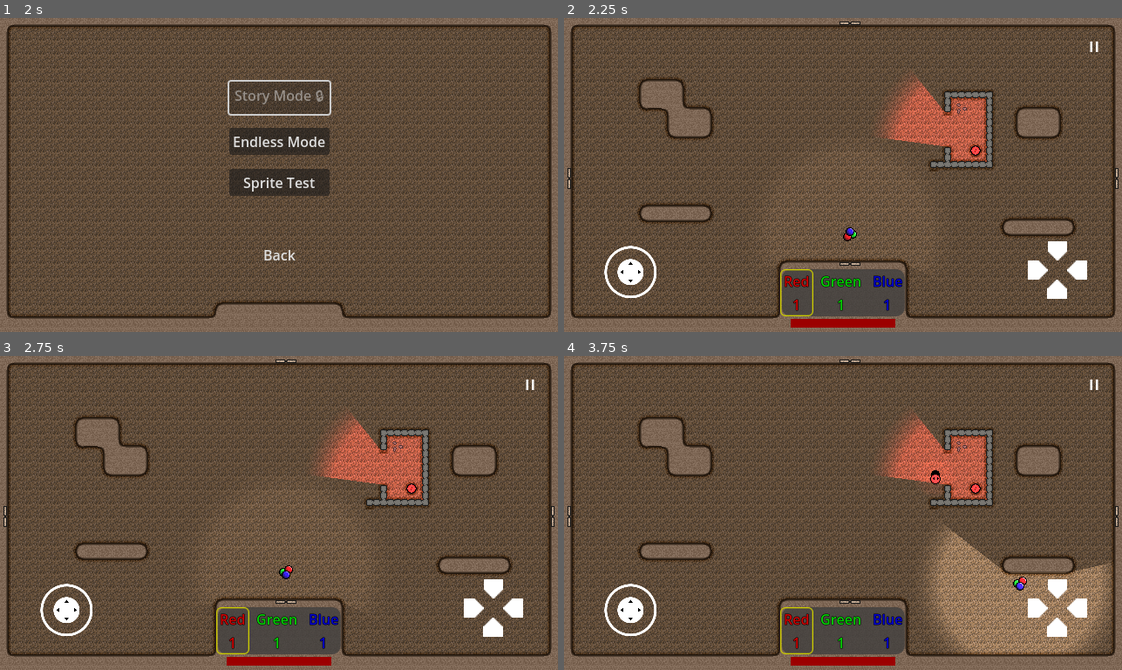
Above: before the commit, frames 1-4 (two rows, left to right).
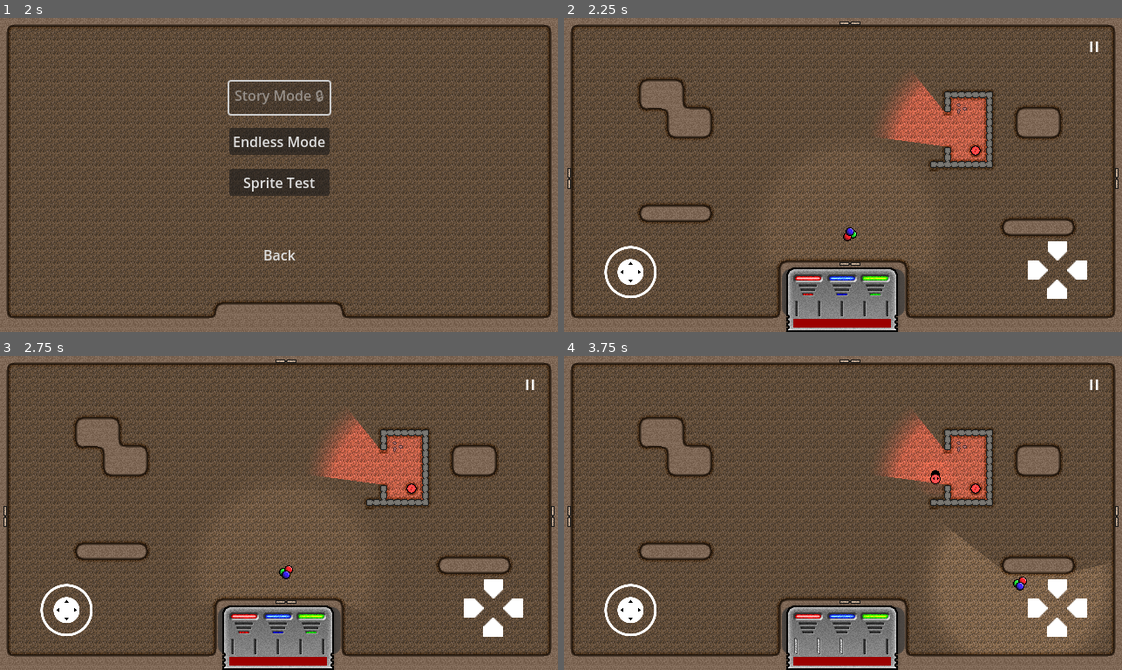
Above: after the commit, the same moments.

Repository: Degenerate-Games/shadows-below
Game: Godot game, scene res://scenes/menus/main_menu.tscn
Same seed, same stepped clock (60 frames per second), same inputs: the game is played once before the commit and once after it. Sound files missing from this copy of the repository are replaced by a short silence.
Inputs (mouse positions are in pixels of both pictures, inside the frame that each line leads up to):
- Up to frame 1 (2 s): click (279, 206) at 0.5 s; click (279, 206) at 1.25 s
- Up to frame 2 (2.25 s): click "Endless Mode" at 2 s
- Up to frame 3 (2.75 s): no input
- Up to frame 4 (3.75 s): tap Enter at 2.75 s; move the mouse to (965, 497) at 2.77 s; hold D (move_right) 2.78-3.5 s; tap I (mixing_ui_blue) at 2.85 s; click (965, 497) at 2.92 s; tap K (mixing_ui_clear) at 3.05 s; drag from (731, 528) to (988, 572) at 3.52 s

Frame 1 is identical in both runs. In frame 2, 3.5% of the frame differs, in the area x 38-61%, y 79-100%; in frame 3, 3.5%; in frame 4, 8.9%, in the area x 38-98%, y 56-100%.

Commit message:
Upgrade to new UI

Diff:
--- a/scenes/ui/color_mixing_ui.tscn
+++ b/scenes/ui/color_mixing_ui.tscn
@@ -1,9 +1,18 @@
-[gd_scene load_steps=6 format=3 uid="uid://rfo2dnxunaxo"]
-
-[ext_resource type="StyleBox" uid="uid://coel6wsy4o8gd" path="res://assets/themes/ui_highlight_box.tres" id="1_e2eri"]
+[gd_scene load_steps=15 format=3 uid="uid://rfo2dnxunaxo"]
+
 [ext_resource type="Script" path="res://scripts/ui/color_mixing_ui.gd" id="1_sx0vk"]
-[ext_resource type="Theme" uid="uid://y5x5gkjt7jvq" path="res://assets/themes/ui_text_theme.tres" id="1_sxyn4"]
-[ext_resource type="StyleBox" uid="uid://8sq7rwv4csx4" path="res://assets/themes/ui_highlight_box_empty.tres" id="3_sl2co"]
+[ext_resource type="Texture2D" uid="uid://cw3vqvbd5aosi" path="res://assets/sprites/Aura Gen/Aura_genny.png" id="5_nepri"]
+[ext_resource type="Texture2D" uid="uid://bkqooxknuw46u" path="res://assets/sprites/Aura Gen/red_1.png" id="6_a5f3u"]
+[ext_resource type="Texture2D" uid="uid://d023a24e5tas0" path="res://assets/sprites/Aura Gen/red_2.png" id="7_qeyqm"]
+[ext_resource type="Texture2D" uid="uid://bqknpul4020ni" path="res://assets/sprites/Aura Gen/red_3.png" id="8_5bmdy"]
+[ext_resource type="Texture2D" uid="uid://dnj03rmw3qsnd" path="res://assets/sprites/Aura Gen/green_1.png" id="9_oa2yh"]
+[ext_resource type="Texture2D" uid="uid://dv405xusk604c" path="res://assets/sprites/Aura Gen/green_2.png" id="10_r7hpm"]
+[ext_resource type="Texture2D" uid="uid://cb6xq35lpoyfb" path="res://assets/sprites/Aura Gen/green_3.png" id="11_qroy5"]
+[ext_resource type="Texture2D" uid="uid://dvlsayby5ipib" path="res://assets/sprites/Aura Gen/blue_1.png" id="12_imhto"]
+[ext_resource type="Texture2D" uid="uid://cmbd4jjn5d10v" path="res://assets/sprites/Aura Gen/blue_2.png" id="13_rxekd"]
+[ext_resource type="Texture2D" uid="uid://c8op5s7ovnuno" path="res://assets/sprites/Aura Gen/blue_3.png" id="14_emsxq"]
+[ext_resource type="Texture2D" uid="uid://dylsjt31lpif5" path="res://assets/sprites/Aura Gen/chargeOff.png" id="15_ygi8l"]
+[ext_resource type="Texture2D" uid="uid://dqpemb3dyndws" path="res://assets/sprites/Aura Gen/chargeOn.png" id="16_yjlw8"]
 
 [sub_resource type="StyleBoxFlat" id="StyleBoxFlat_rshc4"]
 bg_color = Color(0.235294, 0.235294, 0.235294, 0.764706)
@@ -12,7 +21,7 @@
 corner_radius_bottom_right = 10
 corner_radius_bottom_left = 10
 
-[node name="ColorMixingUI" type="Panel" node_paths=PackedStringArray("red_panel", "green_panel", "blue_panel", "delay_timer")]
+[node name="ColorMixingUI" type="Panel" node_paths=PackedStringArray("delay_timer")]
 anchors_preset = -1
 anchor_left = 0.39
 anchor_top = 0.8
@@ -22,117 +31,199 @@
 grow_vertical = 0
 theme_override_styles/panel = SubResource("StyleBoxFlat_rshc4")
 script = ExtResource("1_sx0vk")
-highlight_box = ExtResource("1_e2eri")
-no_highlight_box = ExtResource("3_sl2co")
-red_panel = NodePath("MainContainer/RedHighlightPanel")
-green_panel = NodePath("MainContainer/GreenHighlightPanel")
-blue_panel = NodePath("MainContainer/BlueHighlightPanel")
 delay_timer = NodePath("Timer")
 
 [node name="Timer" type="Timer" parent="."]
 wait_time = 0.1
 one_shot = true
 
-[node name="MainContainer" type="HBoxContainer" parent="."]
-layout_mode = 1
-anchors_preset = 14
-anchor_top = 0.5
-anchor_right = 1.0
-anchor_bottom = 0.5
-offset_top = -25.0
-offset_bottom = 25.0
-grow_horizontal = 2
-grow_vertical = 2
-size_flags_horizontal = 4
-size_flags_vertical = 3
-
-[node name="Spacer" type="Control" parent="MainContainer"]
+[node name="NewUI" type="BoxContainer" parent="."]
+layout_mode = 0
+offset_left = -4.59999
+offset_top = -10.0
+offset_right = 143.4
+offset_bottom = 72.0
+
+[node name="AuraDock" type="TextureRect" parent="NewUI"]
 layout_mode = 2
-size_flags_horizontal = 3
-
-[node name="RedHighlightPanel" type="PanelContainer" parent="MainContainer"]
-layout_mode = 2
-focus_next = NodePath("../GreenHighlightPanel")
-focus_previous = NodePath("../BlueHighlightPanel")
-theme_override_styles/panel = ExtResource("1_e2eri")
-
-[node name="Container" type="HFlowContainer" parent="MainContainer/RedHighlightPanel"]
-layout_mode = 2
-focus_next = NodePath("../../GreenHighlightPanel/Container")
-focus_previous = NodePath("../../BlueHighlightPanel/Container")
-
-[node name="Label" type="Label" parent="MainContainer/RedHighlightPanel/Container"]
-layout_mode = 2
-theme = ExtResource("1_sxyn4")
-text = "Red"
-
-[node name="Value" type="Label" parent="MainContainer/RedHighlightPanel/Container"]
-layout_mode = 2
-size_flags_horizontal = 3
-theme = ExtResource("1_sxyn4")
-text = "1"
-horizontal_alignment = 1
-
-[node name="Spacer2" type="Control" parent="MainContainer"]
-layout_mode = 2
-size_flags_horizontal = 3
-
-[node name="GreenHighlightPanel" type="PanelContainer" parent="MainContainer"]
-layout_mode = 2
-focus_next = NodePath("../BlueHighlightPanel")
-focus_previous = NodePath("../RedHighlightPanel")
-theme_override_styles/panel = ExtResource("3_sl2co")
-
-[node name="Container" type="HFlowContainer" parent="MainContainer/GreenHighlightPanel"]
-layout_mode = 2
-focus_next = NodePath("../../BlueHighlightPanel/Container")
-focus_previous = NodePath("../../RedHighlightPanel/Container")
-alignment = 1
-
-[node name="Label" type="Label" parent="MainContainer/GreenHighlightPanel/Container"]
-layout_mode = 2
-theme = ExtResource("1_sxyn4")
-theme_override_colors/font_color = Color(0, 0.811765, 0, 1)
-text = "Green"
-
-[node name="Value" type="Label" parent="MainContainer/GreenHighlightPanel/Container"]
-layout_mode = 2
-size_flags_horizontal = 3
-theme = ExtResource("1_sxyn4")
-theme_override_colors/font_color = Color(0, 0.811765, 0, 1)
-text = "1"
-horizontal_alignment = 1
-
-[node name="Spacer3" type="Control" parent="MainContainer"]
-layout_mode = 2
-size_flags_horizontal = 3
-
-[node name="BlueHighlightPanel" type="PanelContainer" parent="MainContainer"]
-layout_mode = 2
-focus_next = NodePath("../RedHighlightPanel")
-focus_previous = NodePath("../GreenHighlightPanel")
-theme_override_styles/panel = ExtResource("3_sl2co")
-
-[node name="Container" type="HFlowContainer" parent="MainContainer/BlueHighlightPanel"]
-layout_mode = 2
-focus_next = NodePath("../../RedHighlightPanel/Container")
-focus_previous = NodePath("../../GreenHighlightPanel/Container")
-alignment = 2
-
-[node name="Label" type="Label" parent="MainContainer/BlueHighlightPanel/Container"]
-layout_mode = 2
-theme = ExtResource("1_sxyn4")
-theme_override_colors/font_color = Color(0, 0, 0.811765, 1)
-text = "Blue"
-
-[node name="Value" type="Label" parent="MainContainer/BlueHighlightPanel/Container"]
-layout_mode = 2
-size_flags_horizontal = 3
-theme = ExtResource("1_sxyn4")
-theme_override_colors/font_color = Color(0, 0, 0.811765, 1)
-text = "1"
-horizontal_alignment = 1
-
-[node name="Spacer4" type="Control" parent="MainContainer"]
-layout_mode = 2
-size_flags_horizontal = 3
+texture = ExtResource("5_nepri")
+
+[node name="Red" type="Control" parent="NewUI/AuraDock"]
+anchors_preset = 0
+offset_right = 40.0
+offset_bottom = 40.0
+
+[node name="1" type="TextureRect" parent="NewUI/AuraDock/Red"]
+layout_mode = 0
+offset_right = 40.0
+offset_bottom = 40.0
+texture = ExtResource("6_a5f3u")
+
+[node name="2" type="TextureRect" parent="NewUI/AuraDock/Red"]
+visible = false
+layout_mode = 0
+offset_right = 40.0
+offset_bottom = 40.0
+texture = ExtResource("7_qeyqm")
+
+[node name="3" type="TextureRect" parent="NewUI/AuraDock/Red"]
+visible = false
+layout_mode = 0
+offset_right = 40.0
+offset_bottom = 40.0
+texture = ExtResource("8_5bmdy")
+
+[node name="Green" type="Control" parent="NewUI/AuraDock"]
+anchors_preset = 0
+offset_right = 40.0
+offset_bottom = 40.0
+
+[node name="1" type="TextureRect" parent="NewUI/AuraDock/Green"]
+layout_mode = 0
+offset_right = 40.0
+offset_bottom = 40.0
+texture = ExtResource("9_oa2yh")
+
+[node name="2" type="TextureRect" parent="NewUI/AuraDock/Green"]
+visible = false
+layout_mode = 0
+offset_right = 40.0
+offset_bottom = 40.0
+texture = ExtResource("10_r7hpm")
+
+[node name="3" type="TextureRect" parent="NewUI/AuraDock/Green"]
+visible = false
+layout_mode = 0
+offset_right = 40.0
+offset_bottom = 40.0
+texture = ExtResource("11_qroy5")
+
+[node name="Blue" type="Control" parent="NewUI/AuraDock"]
+anchors_preset = 0
+offset_right = 40.0
+offset_bottom = 40.0
+
+[node name="1" type="TextureRect" parent="NewUI/AuraDock/Blue"]
+layout_mode = 0
+offset_right = 40.0
+offset_bottom = 40.0
+texture = ExtResource("12_imhto")
+
+[node name="2" type="TextureRect" parent="NewUI/AuraDock/Blue"]
+visible = false
+layout_mode = 0
+offset_right = 40.0
+offset_bottom = 40.0
+texture = ExtResource("13_rxekd")
+
+[node name="3" type="TextureRect" parent="NewUI/AuraDock/Blue"]
+visible = false
+layout_mode = 0
+offset_right = 40.0
+offset_bottom = 40.0
+texture = ExtResource("14_emsxq")
+
+[node name="Available" type="Control" parent="NewUI/AuraDock"]
+anchors_preset = 0
+offset_right = 40.0
+offset_bottom = 40.0
+
+[node name="Off" type="Control" parent="NewUI/AuraDock/Available"]
+anchors_preset = 0
+offset_right = 40.0
+offset_bottom = 40.0
+
+[node name="AvailableOff1" type="TextureRect" parent="NewUI/AuraDock/Available/Off"]
+layout_mode = 0
+offset_left = 2.0
+offset_top = 35.0
+offset_right = 42.0
+offset_bottom = 75.0
+texture = ExtResource("15_ygi8l")
+stretch_mode = 3
+
+[node name="AvailableOff2" type="TextureRect" parent="NewUI/AuraDock/Available/Off"]
+layout_mode = 0
+offset_left = 28.0
+offset_top = 35.0
+offset_right = 68.0
+offset_bottom = 75.0
+texture = ExtResource("15_ygi8l")
+stretch_mode = 3
+
+[node name="AvailableOff3" type="TextureRect" parent="NewUI/AuraDock/Available/Off"]
+layout_mode = 0
+offset_left = 54.0
+offset_top = 35.0
+offset_right = 94.0
+offset_bottom = 75.0
+texture = ExtResource("15_ygi8l")
+stretch_mode = 3
+
+[node name="AvailableOff4" type="TextureRect" parent="NewUI/AuraDock/Available/Off"]
+layout_mode = 0
+offset_left = 80.0
+offset_top = 35.0
+offset_right = 120.0
+offset_bottom = 75.0
+texture = ExtResource("15_ygi8l")
+stretch_mode = 3
+
+[node name="AvailableOff5" type="TextureRect" parent="NewUI/AuraDock/Available/Off"]
+layout_mode = 0
+offset_left = 106.0
+offset_top = 35.0
+offset_right = 146.0
+offset_bottom = 75.0
+texture = ExtResource("15_ygi8l")
+stretch_mode = 3
+
+[node name="1" type="TextureRect" parent="NewUI/AuraDock/Available"]
+visible = false
+layout_mode = 0
+offset_left = 1.0
+offset_top = 34.0
+offset_right = 41.0
+offset_bottom = 74.0
+texture = ExtResource("16_yjlw8")
+stretch_mode = 3
+
+[node name="2" type="TextureRect" parent="NewUI/AuraDock/Available"]
+visible = false
+layout_mode = 0
+offset_left = 27.0
+offset_top = 34.0
+offset_right = 67.0
+offset_bottom = 74.0
+texture = ExtResource("16_yjlw8")
+stretch_mode = 3
+
+[node name="3" type="TextureRect" parent="NewUI/AuraDock/Available"]
+visible = false
+layout_mode = 0
+offset_left = 53.0
+offset_top = 34.0
+offset_right = 93.0
+offset_bottom = 74.0
+texture = ExtResource("16_yjlw8")
+stretch_mode = 3
+
+[node name="4" type="TextureRect" parent="NewUI/AuraDock/Available"]
+visible = false
+layout_mode = 0
+offset_left = 79.0
+offset_top = 34.0
+offset_right = 119.0
+offset_bottom = 74.0
+texture = ExtResource("16_yjlw8")
+stretch_mode = 3
+
+[node name="5" type="TextureRect" parent="NewUI/AuraDock/Available"]
+visible = false
+layout_mode = 0
+offset_left = 105.0
+offset_top = 34.0
+offset_right = 145.0
+offset_bottom = 74.0
+texture = ExtResource("16_yjlw8")
+stretch_mode = 3
--- a/scenes/ui/hud.tscn
+++ b/scenes/ui/hud.tscn
@@ -103,13 +103,13 @@
 anchor_top = 1.0
 anchor_right = 0.5
 anchor_bottom = 1.0
-offset_left = -60.0
+offset_left = -57.0
 offset_top = -15.0
-offset_right = -20.0
+offset_right = -17.0
 offset_bottom = 25.0
 grow_horizontal = 2
 grow_vertical = 0
-scale = Vector2(3, 0.25)
+scale = Vector2(2.8, 0.25)
 
 [node name="Background" type="ColorRect" parent="HealthBar"]
 layout_mode = 0
--- a/scripts/ui/color_mixing_ui.gd
+++ b/scripts/ui/color_mixing_ui.gd
@@ -1,19 +1,16 @@
 extends Panel
 
-var current_panel: PanelContainer
 
-@export_category("Highlight Box Themes")
-@export var highlight_box: StyleBox
-@export var no_highlight_box: StyleBox
-
-@export_category("Color Panels")
-@export var red_panel: PanelContainer
-@export var green_panel: PanelContainer
-@export var blue_panel: PanelContainer
+@export_category("Color Groups")
+@export var red_group: Control
+@export var green_group: Control
+@export var blue_group: Control
+@export var available_group: Control
 
 @export_category("Other")
 @export var delay_timer: Timer
 @export var available_charges: int
+@export var max_charges: int = 5
 
 signal color_changed
 
@@ -23,58 +20,119 @@
 
 # Called when the node enters the scene tree for the first time.
 func _ready():
-	current_panel = red_panel
+	red_group = get_node("NewUI/AuraDock/Red")
+	green_group = get_node("NewUI/AuraDock/Green")
+	blue_group = get_node("NewUI/AuraDock/Blue")
+	available_group = get_node("NewUI/AuraDock/Available")
 	color_changed.emit(get_color())
 	available_charges = 0
 
 # Called every frame. 'delta' is the elapsed time since the previous frame.
 func _process(_delta):
+	available_charges = clamp(available_charges, 0, max_charges)
+	handle_input()
 	update_ui()
-	handle_input()
 
 func update_ui():
-	red_panel.get_node("./Container/Value").set_text(str(red_value.value))
-	green_panel.get_node("./Container/Value").set_text(str(green_value.value))
-	blue_panel.get_node("./Container/Value").set_text(str(blue_value.value))
+	match red_value.value:
+		0:
+			red_group.get_node("1").visible = false
+			red_group.get_node("2").visible = false
+			red_group.get_node("3").visible = false
+		1:
+			red_group.get_node("1").visible = true
+			red_group.get_node("2").visible = false
+			red_group.get_node("3").visible = false
+		2:
+			red_group.get_node("1").visible = true
+			red_group.get_node("2").visible = true
+			red_group.get_node("3").visible = false
+		3:
+			red_group.get_node("1").visible = true
+			red_group.get_node("2").visible = true
+			red_group.get_node("3").visible = true
+
+	match green_value.value:
+		0:
+			green_group.get_node("1").visible = false
+			green_group.get_node("2").visible = false
+			green_group.get_node("3").visible = false
+		1:
+			green_group.get_node("1").visible = true
+			green_group.get_node("2").visible = false
+			green_group.get_node("3").visible = false
+		2:
+			green_group.get_node("1").visible = true
+			green_group.get_node("2").visible = true
+			green_group.get_node("3").visible = false
+		3:
+			green_group.get_node("1").visible = true
+			green_group.get_node("2").visible = true
+			green_group.get_node("3").visible = true
+
+	match blue_value.value:
+		0:
+			blue_group.get_node("1").visible = false
+			blue_group.get_node("2").visible = false
+			blue_group.get_node("3").visible = false
+		1:
+			blue_group.get_node("1").visible = true
+			blue_group.get_node("2").visible = false
+			blue_group.get_node("3").visible = false
+		2:
+			blue_group.get_node("1").visible = true
+			blue_group.get_node("2").visible = true
+			blue_group.get_node("3").visible = false
+		3:
+			blue_group.get_node("1").visible = true
+			blue_group.get_node("2").visible = true
+			blue_group.get_node("3").visible = true
+
+	for i in range(1, max_charges + 1):
+		available_group.get_node(str(i)).visible = i <= available_charges
 
 func handle_input():
-	var mixing_ui_left = Input.is_action_just_pressed("mixing_ui_left")
-	var mixing_ui_right = Input.is_action_just_pressed("mixing_ui_right")
-	var mixing_ui_up = Input.is_action_pressed("mixing_ui_up")
-	var mixing_ui_down = Input.is_action_pressed("mixing_ui_down")
+	if not delay_timer.is_stopped():
+		return
 
-	var next_panel: PanelContainer = null
-	if mixing_ui_left:
-		next_panel = current_panel.get_node(current_panel.focus_previous)
-		next_panel.remove_theme_stylebox_override("panel")
-		next_panel.add_theme_stylebox_override("panel", highlight_box)
-		current_panel.remove_theme_stylebox_override("panel")
-		current_panel.add_theme_stylebox_override("panel", no_highlight_box)
-		current_panel = next_panel
-	elif mixing_ui_right:
-		next_panel = current_panel.get_node(current_panel.focus_next)
-		next_panel.remove_theme_stylebox_override("panel")
-		next_panel.add_theme_stylebox_override("panel", highlight_box)
-		current_panel.remove_theme_stylebox_override("panel")
-		current_panel.add_theme_stylebox_override("panel", no_highlight_box)
-		current_panel = next_panel
+	var changed = false
+	if Input.is_action_just_pressed("mixing_ui_red"):
+		if available_charges > 0 && red_value.value < 3:
+			red_value.add(1)
+			available_charges -= 1
+			changed = true
+		elif red_value.value == 3:
+			red_value.subtract(3)
+			available_charges += 3
+			changed = true
+	if Input.is_action_just_pressed("mixing_ui_green"):
+		if available_charges > 0 && green_value.value < 3:
+			green_value.add(1)
+			available_charges -= 1
+			changed = true
+		elif green_value.value == 3:
+			green_value.subtract(3)
+			available_charges += 3
+			changed = true
+	if Input.is_action_just_pressed("mixing_ui_blue"):
+		if available_charges > 0 && blue_value.value < 3:
+			blue_value.add(1)
+			available_charges -= 1
+			changed = true
+		elif blue_value.value == 3:
+			blue_value.subtract(3)
+			available_charges += 3
+			changed = true
+	if Input.is_action_just_pressed("mixing_ui_clear"):
+		available_charges += red_value.value + green_value.value + blue_value.value
+		red_value.value = 0
+		green_value.value = 0
+		blue_value.value = 0
+		changed = true
 
-	var delta = 0
-	if mixing_ui_up && available_charges > 0:
-		available_charges -= 1
-		delta = 1
-	elif mixing_ui_down:
-		available_charges += 1
-		delta = -1
 
-	if delta != 0 && delay_timer.is_stopped():
-		match current_panel:
-			red_panel:
-				red_value.add(delta)
-			green_panel:
-				green_value.add(delta)
-			blue_panel:
-				blue_value.add(delta)
+
+	if changed:
 		delay_timer.start()
 		color_changed.emit(get_color())
 		for node in get_tree().get_nodes_in_group("aura_powerup"):
